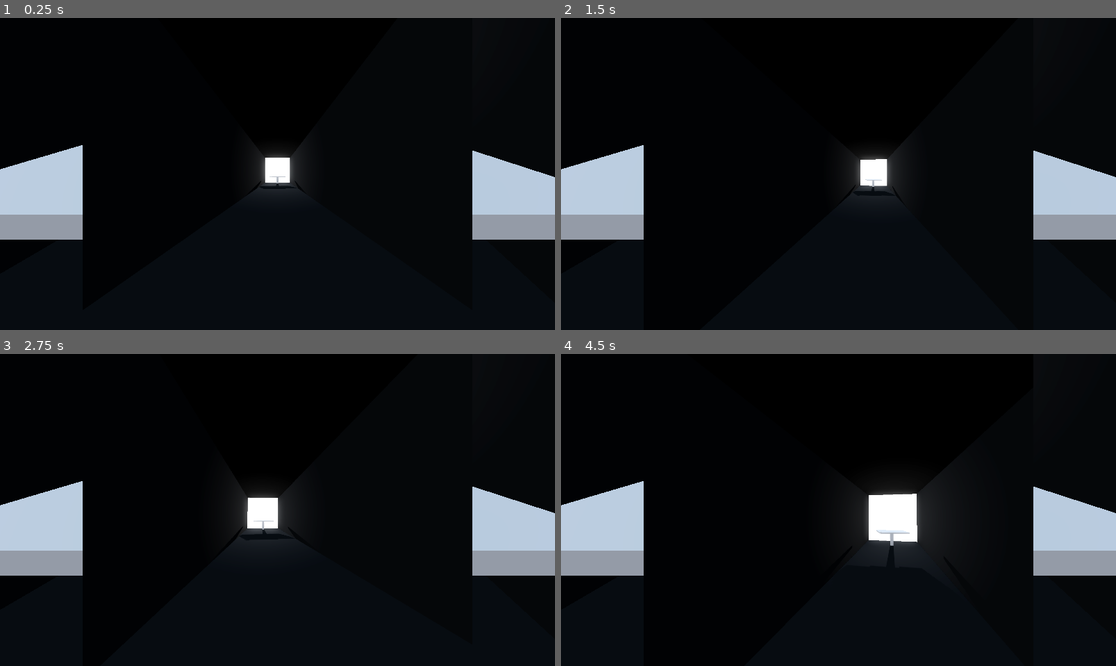
Above: before the commit, frames 1-4 (two rows, left to right).
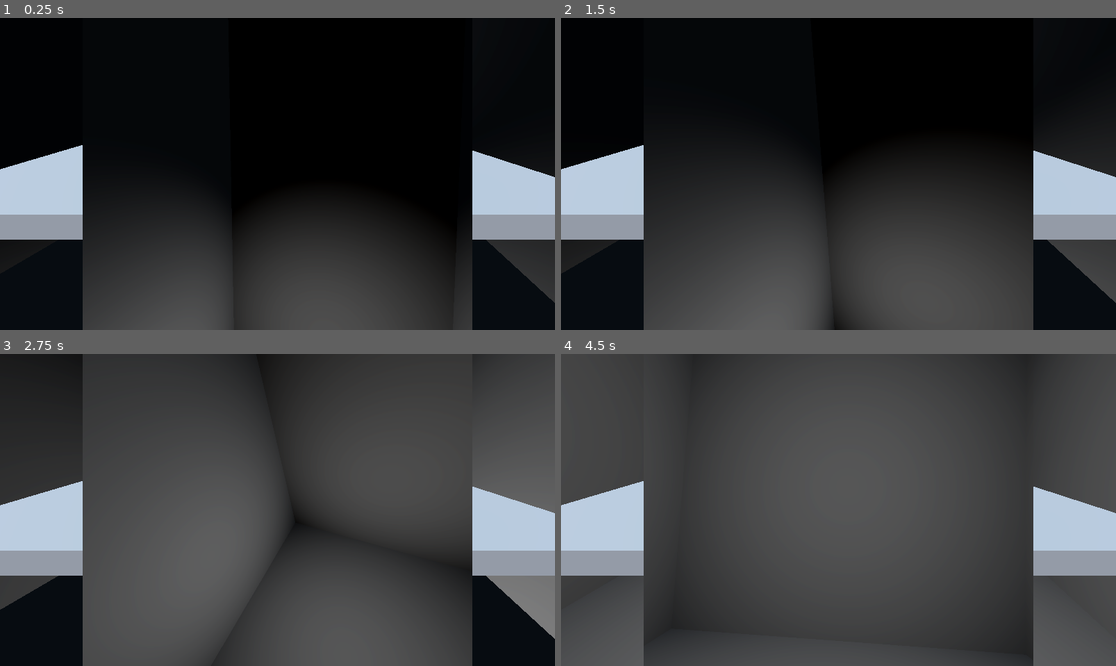
Above: after the commit, the same moments.

Repository: GriffinBaxter/No-Data-Provided
Game: Godot game, scene res://level.tscn
Two runs of this game, one before a commit and one after it. Both use one fixed random seed, a clock stepped at 60 frames per second and the inputs below. The project has no main scene, so this scene is started directly.
Inputs (mouse positions are in pixels of both pictures, inside the frame that each line leads up to):
- Up to frame 1 (0.25 s): no input
- Up to frame 2 (1.5 s): tap Enter at 0.5 s; move the mouse to (866, 174) at 0.52 s; hold Shift (slow) 0.53-1.28 s; hold W (forward) from 0.53 s (still down); tap Space (jump) at 0.77, 0.8, 1.07, 1.35 s; move the mouse to (810, 174) at 1.27 s
- Up to frame 3 (2.75 s): keep holding W (forward); tap Space (jump) at 1.52, 1.82, 2.3 s; tap Shift (slow) at 1.55 s; move the mouse to (288, 503) at 2.02 s; hold Shift (slow) from 2.03 s (still down)
- Up to frame 4 (4.5 s): keep holding W (forward); move the mouse to (832, 516) at 2.77 s; release Shift (slow) at 2.78 s; tap Shift (slow) at 2.85, 4.35 s; tap Space (jump) at 3.02, 3.32, 3.6, 3.77, 4.07 s; move the mouse to (877, 513) at 3.52 s; move the mouse to (794, 506) at 4.27 s

The runs differ from the first frame. In frame 1, 26% of the frame differs, in the area x 14-100%, y 40-100%; in frame 2, 37%; in frame 3, 84%; in frame 4, 92%, in the area x 0-100%, y 0-100%.

Commit message:
GAME-6: Complete initial intro cutscene

Diff:
--- a/Scripts/Player.gd
+++ b/Scripts/Player.gd
@@ -8,6 +8,8 @@
 # Get the gravity from the project settings to be synced with RigidBody nodes.
 var gravity = ProjectSettings.get_setting("physics/3d/default_gravity")
 
+var can_move = false
+
 @onready var head = $Head
 @onready var camera = $Head/Camera3D
 
@@ -15,38 +17,43 @@
 	Input.set_mouse_mode(Input.MOUSE_MODE_CAPTURED)
 
 func _unhandled_input(event):
-	if event is InputEventMouseMotion:
+	if can_move and event is InputEventMouseMotion:
 		head.rotate_y(-event.relative.x * SENSITIVITY)
 		camera.rotate_x(-event.relative.y * SENSITIVITY)
 		camera.rotation.x = clamp(camera.rotation.x, deg_to_rad(-60), deg_to_rad(60))
 
 func _physics_process(delta):
-	# Add the gravity.
-	if not is_on_floor():
-		velocity.y -= gravity * delta
+	if can_move:
+		# Add the gravity.
+		if not is_on_floor():
+			velocity.y -= gravity * delta
 
-	# Handle Jump.
-	if Input.is_action_just_pressed("jump") and is_on_floor():
-		velocity.y = JUMP_VELOCITY
+		# Handle Jump.
+		if Input.is_action_just_pressed("jump") and is_on_floor():
+			velocity.y = JUMP_VELOCITY
 
-	# Handle Slow.
-	var adjusted_speed = SPEED;
-	if Input.is_action_pressed("slow"):
-		adjusted_speed = adjusted_speed * 0.25;
+		# Handle Slow.
+		var adjusted_speed = SPEED;
+		if Input.is_action_pressed("slow"):
+			adjusted_speed = adjusted_speed * 0.25;
 
-	# Get the input direction and handle the movement/deceleration.
-	var input_dir = Input.get_vector("left", "right", "forward", "backward")
-	var direction = (head.transform.basis * Vector3(input_dir.x, 0, input_dir.y)).normalized()
-	if is_on_floor():
-		if direction:
-			velocity.x = direction.x * adjusted_speed
-			velocity.z = direction.z * adjusted_speed
+		# Get the input direction and handle the movement/deceleration.
+		var input_dir = Input.get_vector("left", "right", "forward", "backward")
+		var direction = (head.transform.basis * Vector3(input_dir.x, 0, input_dir.y)).normalized()
+		if is_on_floor():
+			if direction:
+				velocity.x = direction.x * adjusted_speed
+				velocity.z = direction.z * adjusted_speed
+			else:
+				velocity.x = lerp(velocity.x, direction.x * adjusted_speed, delta * 12.0)
+				velocity.z = lerp(velocity.z, direction.z * adjusted_speed, delta * 12.0)
 		else:
-			velocity.x = lerp(velocity.x, direction.x * adjusted_speed, delta * 12.0)
-			velocity.z = lerp(velocity.z, direction.z * adjusted_speed, delta * 12.0)
-	else:
-		velocity.x = lerp(velocity.x, direction.x * adjusted_speed, delta * 2.0)
-		velocity.z = lerp(velocity.z, direction.z * adjusted_speed, delta * 2.0)
+			velocity.x = lerp(velocity.x, direction.x * adjusted_speed, delta * 2.0)
+			velocity.z = lerp(velocity.z, direction.z * adjusted_speed, delta * 2.0)
 
 func _process(_delta):
 	move_and_slide()  # Not ideal, should move out of _process eventually
+
+func _on_smm_animation_player_animation_finished(anim_name):
+	if anim_name == "hallway_intro":
+		can_move = true
--- a/Scripts/SMMTriggerArea3D.gd
+++ b/Scripts/SMMTriggerArea3D.gd
@@ -9,9 +9,15 @@
 @onready var smm_camera = $".."
 
 var player_entered_area = false
+var intro_cutscene_started = false
 var cutscene_started = false
 
 func _process(_delta):
+	if (!intro_cutscene_started):
+		intro_cutscene_started = true
+
+		smm_animation_player.play("hallway_intro")
+
 	if (!cutscene_started and player_entered_area and is_within_offset_degrees(-25, 10, player_camera.rotation_degrees.x) and is_within_offset_degrees(11.6, 10, player_head.rotation_degrees.y)):
 		cutscene_started = true
 
@@ -22,7 +28,7 @@
 		await get_tree().create_timer(0.5).timeout
 
 		sub_viewport_container.visible = false
-		smm_animation_player.play("cutscene_1")
+		smm_animation_player.play("hallway_outro")
 
 func _on_body_entered(body):
 	if (body == player):
--- a/level.tscn
+++ b/level.tscn
@@ -48,6 +48,30 @@
 "transitions": PackedFloat32Array(1),
 "update": 0,
 "values": [80.0]
+}
+tracks/3/type = "value"
+tracks/3/imported = false
+tracks/3/enabled = true
+tracks/3/path = NodePath("Control/AspectRatioContainer/SubViewportContainer/SubViewport/Player/Head/Camera3D:position")
+tracks/3/interp = 1
+tracks/3/loop_wrap = true
+tracks/3/keys = {
+"times": PackedFloat32Array(0),
+"transitions": PackedFloat32Array(1),
+"update": 0,
+"values": [Vector3(0, 0, 0)]
+}
+tracks/4/type = "value"
+tracks/4/imported = false
+tracks/4/enabled = true
+tracks/4/path = NodePath("Control/AspectRatioContainer/SubViewportContainer/SubViewport/Player/Head/Camera3D:rotation")
+tracks/4/interp = 1
+tracks/4/loop_wrap = true
+tracks/4/keys = {
+"times": PackedFloat32Array(0),
+"transitions": PackedFloat32Array(1),
+"update": 0,
+"values": [Vector3(0, 0, 0)]
 }
 
 [sub_resource type="Animation" id="Animation_gn0kb"]
@@ -90,10 +114,39 @@
 "values": [50.0]
 }
 
+[sub_resource type="Animation" id="Animation_e4fgb"]
+resource_name = "hallway_intro"
+length = 5.0
+tracks/0/type = "value"
+tracks/0/imported = false
+tracks/0/enabled = true
+tracks/0/path = NodePath("Control/AspectRatioContainer/SubViewportContainer/SubViewport/Player/Head/Camera3D:position")
+tracks/0/interp = 2
+tracks/0/loop_wrap = true
+tracks/0/keys = {
+"times": PackedFloat32Array(0, 1.5, 5),
+"transitions": PackedFloat32Array(1, 1, 1),
+"update": 0,
+"values": [Vector3(0, -1.25, 4), Vector3(0, -0.605, 3.7), Vector3(0, 0, 0)]
+}
+tracks/1/type = "value"
+tracks/1/imported = false
+tracks/1/enabled = true
+tracks/1/path = NodePath("Control/AspectRatioContainer/SubViewportContainer/SubViewport/Player/Head/Camera3D:rotation")
+tracks/1/interp = 2
+tracks/1/loop_wrap = true
+tracks/1/keys = {
+"times": PackedFloat32Array(0, 5),
+"transitions": PackedFloat32Array(1, 1),
+"update": 0,
+"values": [Vector3(1.309, 1.39626, 1.39626), Vector3(0, 0, 0)]
+}
+
 [sub_resource type="AnimationLibrary" id="AnimationLibrary_d8wt3"]
 _data = {
 "RESET": SubResource("Animation_5plsx"),
-"cutscene_1": SubResource("Animation_gn0kb")
+"hallway_intro": SubResource("Animation_e4fgb"),
+"hallway_outro": SubResource("Animation_gn0kb")
 }
 
 [sub_resource type="ProceduralSkyMaterial" id="ProceduralSkyMaterial_vuur2"]
@@ -151,7 +204,7 @@
 shape = SubResource("CapsuleShape3D_8ocoo")
 
 [node name="Head" type="Node3D" parent="Control/AspectRatioContainer/SubViewportContainer/SubViewport/Player"]
-transform = Transform3D(1, 0, 0, 0, 1, 0, 0, 0, 1, 0, 0.75, 0)
+transform = Transform3D(-1, 0, -8.74228e-08, 0, 1, 0, 8.74228e-08, 0, -1, 0, 0.75, 0)
 
 [node name="Camera3D" type="Camera3D" parent="Control/AspectRatioContainer/SubViewportContainer/SubViewport/Player/Head"]
 fov = 80.0
@@ -240,4 +293,9 @@
 size = Vector3(0.25, 1.17329, 0.25)
 material = ExtResource("3_o1qfb")
 
+[node name="OmniLight3D" type="OmniLight3D" parent="."]
+transform = Transform3D(1, 0, 0, 0, 1, 0, 0, 0, 1, 0, 2.1035, 0)
+light_energy = 16.0
+
 [connection signal="body_entered" from="SMMCamera3D/SMMTriggerArea3D" to="SMMCamera3D/SMMTriggerArea3D" method="_on_body_entered"]
+[connection signal="animation_finished" from="SMMAnimationPlayer" to="Control/AspectRatioContainer/SubViewportContainer/SubViewport/Player" method="_on_smm_animation_player_animation_finished"]
Not shown: 1 places in level.tscn that only renumber resources
